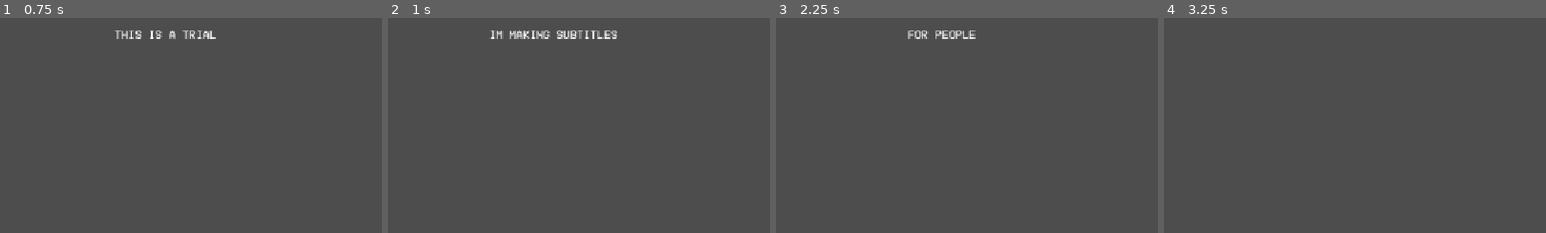
Above: before the commit, frames 1-4 (left to right).
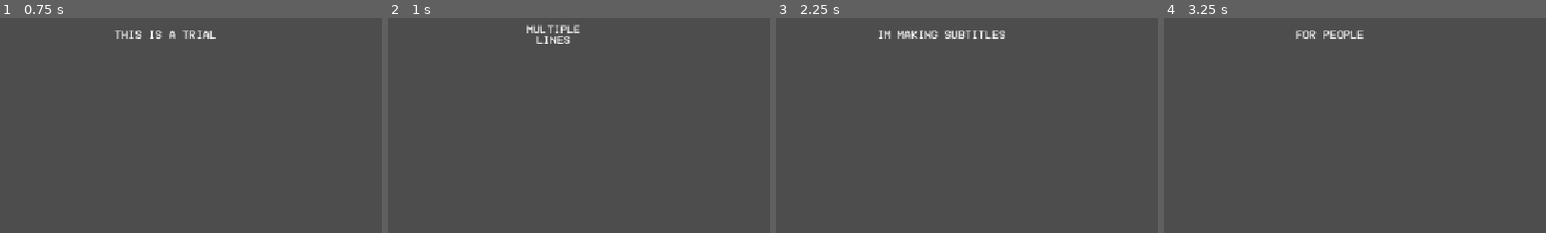
Above: after the commit, the same moments.

Repository: bruttosozial/FoundAndLost
Game: Godot game, scene res://Scenes/subtitle_player.tscn
Two runs of this game, one before a commit and one after it. Both use one fixed random seed, a clock stepped at 60 frames per second and the inputs below. This scene is started directly instead of the project's main scene.
Inputs:
- Up to frame 1 (0.75 s): tap Enter at 0.5 s; hold Right (ui_right) from 0.53 s (still down); tap E (interact) at 0.6 s
- Up to frame 2 (1 s): keep holding Right (ui_right)
- Up to frame 3 (2.25 s): tap Space at 1.25 s; release Right (ui_right) at 1.28 s; hold Down (ui_down) 1.28-2.03 s; tap E (interact) at 1.35, 2.1 s; hold Right (ui_right) from 2.03 s (still down)
- Up to frame 4 (3.25 s): tap Enter at 2.75 s; release Right (ui_right) at 2.78 s; hold Up (ui_up) from 2.78 s (still down); tap E (interact) at 2.85 s
The pictures show only the part of the screen within x 0-50%, y 0-50%; the shares and areas given below are measured in that part.

Frame 1 is identical in both runs. In frame 2, 1.1% of the frame differs, in the area x 27-60%, y 3-12%; in frame 3, 0.9%; in frame 4, 0.4%.

Commit message:
ui/subtitles: Subtitle Multiline support

Diff:
--- a/Scripts/subtitle_player.gd
+++ b/Scripts/subtitle_player.gd
@@ -29,7 +29,10 @@
 		text_container.offset_transform_scale = Vector2.ZERO
 		return
 	var title_parts = current_subtitles[subtitle_index].split(";")
-	text_container.text = title_parts[0]
+	var text: String = title_parts[0]
+	if text.contains("$BR$"):
+		text = text.replace("$BR$", "\n")
+	text_container.text = text
 	print(title_parts[1])
 	timer.wait_time = int(title_parts[1]) / 1000.0
 	timer.start()
Not shown, changed: Data/Subtitles/mock_subtitles.txt
